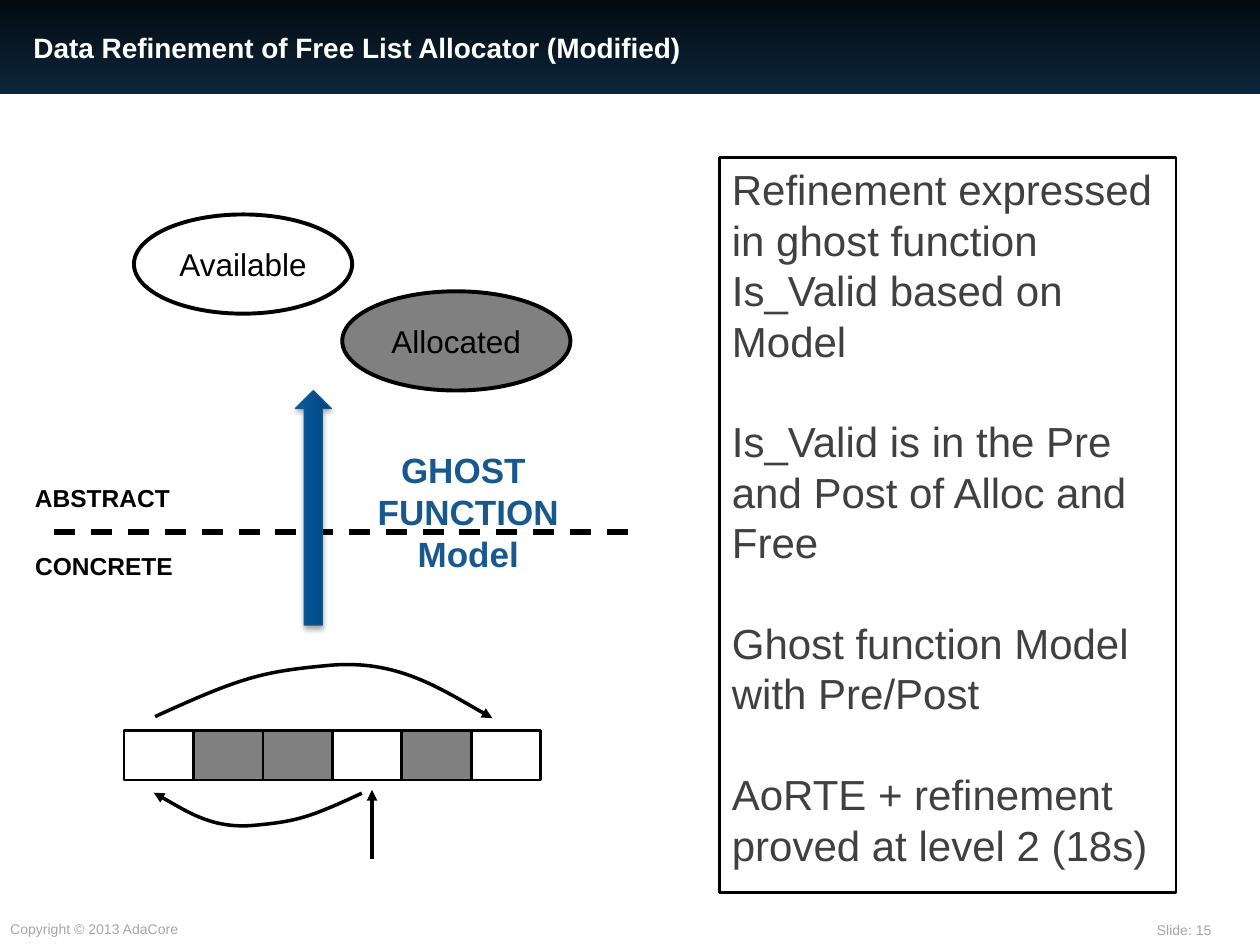
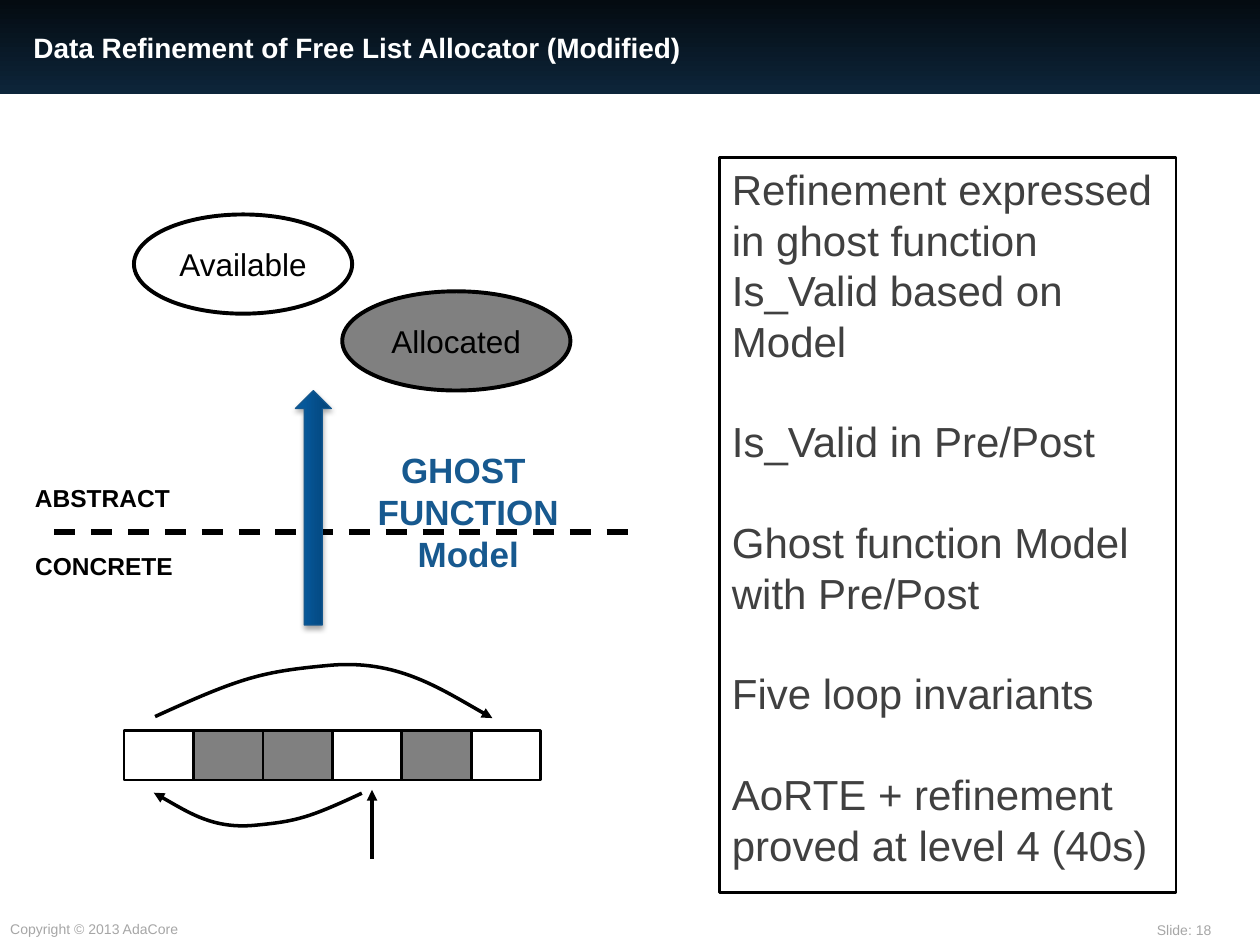
Before and after one commit to AdaCore/spark2014, a slide deck: slide 18 of slides/RSSRail_2016/SPARK.pptx (slide 15 before the commit). Drawn at 1260x945 pixels with LibreOffice and Linux fonts; fonts in the diff are those of the drawing. Boxes give left, top, right and bottom in pixels: in the first picture for what was removed or moved away, otherwise in the second. Text is boxed around its words. In the diff, an @@ line names an element or a change of style, - is before the commit and + after.

Commit message:
OA21-028 Final slides

```diff
--- a/slides/RSSRail_2016/SPARK.pptx
+++ b/slides/RSSRail_2016/SPARK.pptx
@@ text at bbox=[732, 426, 1095, 466]: text changed @@
-Is_Valid is in the Pre and Post of Alloc and Free
+Is_Valid in Pre/Post
@@ text at bbox=[732, 678, 1148, 869]: text changed @@
-AoRTE + refinement proved at level 2 (18s)
+Five loop invariants
+AoRTE + refinement proved at level 4 (40s)
@@ page number at bbox=[1157, 925, 1212, 935]: text changed @@
-Slide: 15
+Slide: 18
```
Also in this commit, not shown: 6 other slides changed, 4 slides added.
